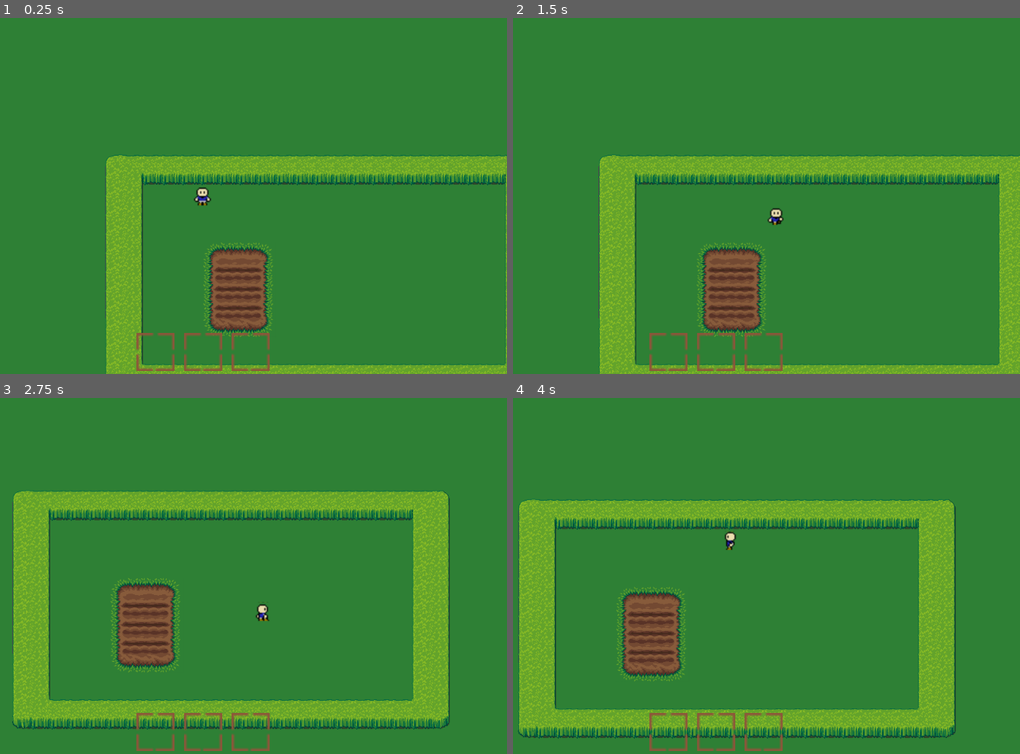
Above: before the commit, frames 1-4 (two rows, left to right).
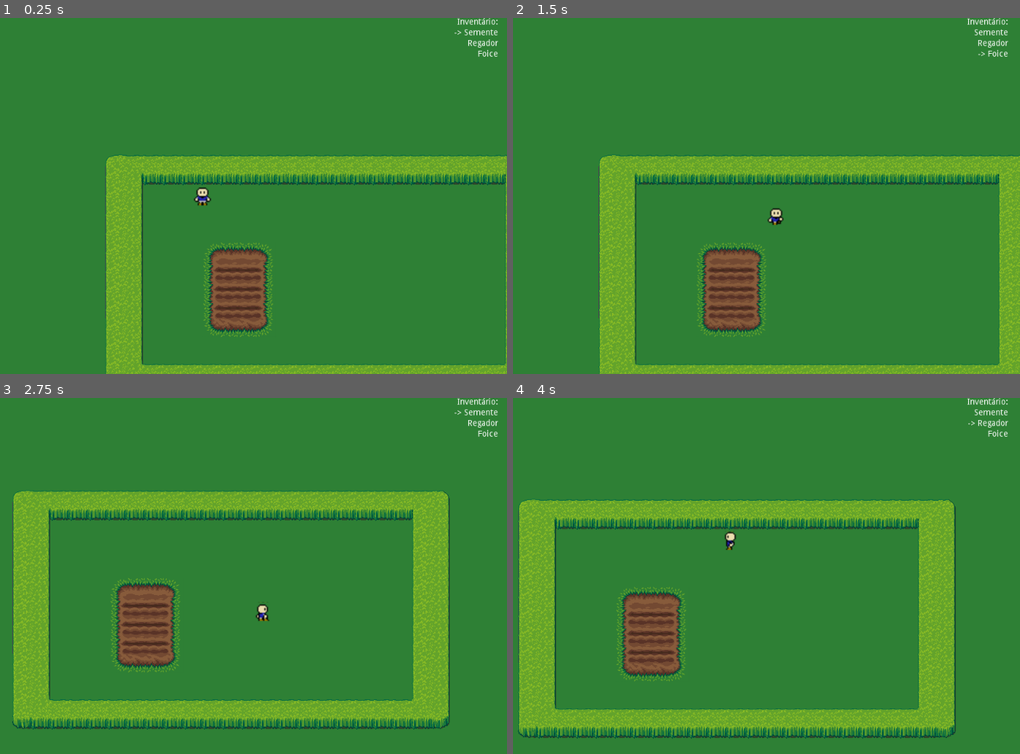
Above: after the commit, the same moments.

Repository: smjoao/TrabalhoFinalFES
Game: Godot game, scene res://Cenas/Fazenda.tscn
Same seed, same stepped clock (60 frames per second), same inputs: the game is played once before the commit and once after it.
Inputs (mouse positions are in pixels of both pictures, inside the frame that each line leads up to):
- Up to frame 1 (0.25 s): no input
- Up to frame 2 (1.5 s): tap Enter at 0.5 s; move the mouse to (847, 178) at 0.52 s; press the mouse at (847, 178) at 0.53 s; hold Right (ui_right) 0.53-1.28 s; tap Mouse wheel down (scroll_down) at 0.8, 1.35 s; move the mouse to (594, 213) at 1.27 s; release the mouse at (594, 213) at 1.28 s; hold Down (ui_down) from 1.28 s (still down)
- Up to frame 3 (2.75 s): tap Mouse wheel up (scroll_up) at 1.55 s; move the mouse to (263, 497) at 2.02 s; release Down (ui_down) at 2.03 s; hold Right (ui_right) from 2.03 s (still down); hold Mouse wheel up (scroll_up) from 2.03 s (still down); click (263, 497) at 2.3 s
- Up to frame 4 (4 s): move the mouse to (685, 647) at 2.77 s; release Right (ui_right) at 2.78 s; release Mouse wheel up (scroll_up) at 2.78 s; hold Up (ui_up) 2.78-3.53 s; click (685, 647) at 2.85 s; tap Mouse wheel down (scroll_down) at 3.05 s; move the mouse to (898, 629) at 3.52 s; hold Left (ui_left) from 3.53 s (still down); hold Mouse wheel down (scroll_down) from 3.53 s (still down); tap Mouse wheel up (scroll_up) at 3.8 s

The runs differ from the first frame. In frame 1, 0.9% of the frame differs, in the area x 26-99%, y 0-100%; in frame 2, 0.9%; in frame 3, 0.9%; in frame 4, 0.9%.

Commit message:
inventário visual adicionado

Diff:
--- a/Cenas/Fazenda.tscn
+++ b/Cenas/Fazenda.tscn
@@ -42,10 +42,9 @@
 scale = Vector2( 2, 2 )
 
 [node name="CanvasLayer" type="CanvasLayer" parent="."]
+offset = Vector2( -20, 0 )
+transform = Transform2D( 1, 0, 0, 1, -20, 0 )
 
 [node name="Inventario" parent="CanvasLayer" instance=ExtResource( 6 )]
-margin_left = -110.639
-margin_top = -68.9731
-margin_right = -54.6376
-margin_bottom = -52.9731
-rect_scale = Vector2( 4, 4 )
+margin_left = -69.0
+margin_bottom = 18.0
--- a/Cenas/Inventario.tscn
+++ b/Cenas/Inventario.tscn
@@ -1,48 +1,27 @@
 [gd_scene load_steps=2 format=2]
 
-[ext_resource path="res://Sprites/grid_selector.png" type="Texture" id=2]
+[ext_resource path="res://Scripts/Inventario.gd" type="Script" id=1]
 
-[node name="Inventario" type="MarginContainer"]
-anchor_left = 0.5
-anchor_top = 1.0
-anchor_right = 0.5
-anchor_bottom = 1.0
-margin_left = -28.0
-margin_top = -36.0
-margin_right = 28.0
-margin_bottom = -20.0
+[node name="Inventario" type="VBoxContainer"]
+anchor_left = 1.0
+anchor_right = 1.0
+margin_left = -1024.0
+margin_bottom = 600.0
+script = ExtResource( 1 )
 __meta__ = {
 "_edit_use_anchors_": false
 }
 
-[node name="HBoxContainer" type="HBoxContainer" parent="."]
-margin_right = 56.0
-margin_bottom = 16.0
-alignment = 1
+[node name="Titulo" type="Label" parent="."]
+margin_right = 1024.0
+margin_bottom = 14.0
+text = "Inventário:"
+align = 2
 
-[node name="TextureRect" type="TextureRect" parent="HBoxContainer"]
-margin_right = 16.0
-margin_bottom = 16.0
-rect_min_size = Vector2( 16, 16 )
-size_flags_horizontal = 4
-texture = ExtResource( 2 )
-expand = true
-stretch_mode = 6
-
-[node name="TextureRect2" type="TextureRect" parent="HBoxContainer"]
-margin_left = 20.0
-margin_right = 36.0
-margin_bottom = 16.0
-rect_min_size = Vector2( 16, 16 )
-texture = ExtResource( 2 )
-expand = true
-stretch_mode = 6
-
-[node name="TextureRect3" type="TextureRect" parent="HBoxContainer"]
-margin_left = 40.0
-margin_right = 56.0
-margin_bottom = 16.0
-rect_min_size = Vector2( 16, 16 )
-texture = ExtResource( 2 )
-expand = true
-stretch_mode = 6
+[node name="Lista" type="VBoxContainer" parent="."]
+margin_top = 18.0
+margin_right = 1024.0
+margin_bottom = 18.0
+__meta__ = {
+"_edit_use_anchors_": false
+}
--- a/Scripts/Fazenda.gd
+++ b/Scripts/Fazenda.gd
@@ -6,6 +6,7 @@
 onready var tile_map = $TileMapGrass
 onready var grid_selector = $GridSelector
 onready var player = $Jogador
+onready var item_gui = $CanvasLayer/Inventario
 onready var curr_item_index = 0
 
 var items = []
@@ -18,7 +19,7 @@
 func _ready():
 	for node_path in initial_items_path:
 		items.append( get_node( node_path ) )
-
+	item_gui.update_inventario( self, items )
 	print( "Item atual: (" + str(curr_item_index) + ") " + items[curr_item_index].get_name() )
 
 # transforma uma posição no grid para uma posição global
@@ -81,9 +82,11 @@
 			items[curr_item_index].do_action( self )
 
 	elif( event.is_action_pressed("scroll_up") ):
-		curr_item_index = posmod( curr_item_index + 1, items.size() )
+		curr_item_index = posmod( curr_item_index - 1, items.size() )
+		item_gui.update_inventario( self, items )
 		print( "Item atual: (" + str(curr_item_index) + ") " + items[curr_item_index].get_name() )
 
 	elif( event.is_action_pressed("scroll_down") ):
-		curr_item_index = posmod( curr_item_index - 1, items.size() )
+		curr_item_index = posmod( curr_item_index + 1, items.size() )
+		item_gui.update_inventario( self, items )
 		print( "Item atual: (" + str(curr_item_index) + ") " + items[curr_item_index].get_name() )
--- /dev/null
+++ b/Scripts/Inventario.gd
@@ -0,0 +1,16 @@
+extends VBoxContainer
+
+onready var list = $Lista
+
+func update_inventario( fazenda, inv ):
+	for i in range(0, list.get_child_count()):
+		list.get_child(i).queue_free()
+
+	for i in range( inv.size() ):
+		var label = Label.new()
+		if fazenda.curr_item_index == i:
+			label.text = "-> " + inv[i].get_name()
+		else:
+			label.text = inv[i].get_name()
+		label.align = Label.ALIGN_RIGHT
+		list.add_child(label)
